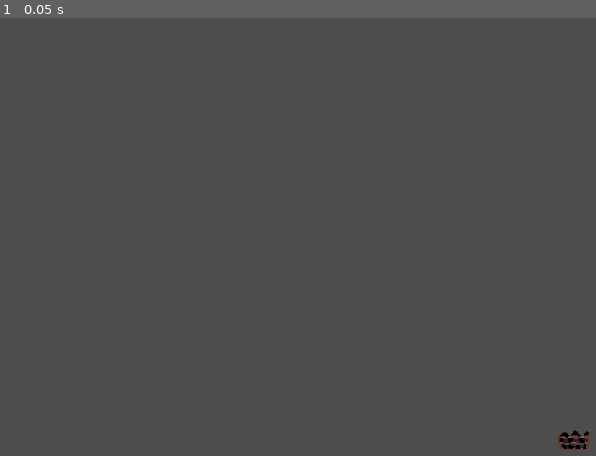
Above: before the commit, frame 1.
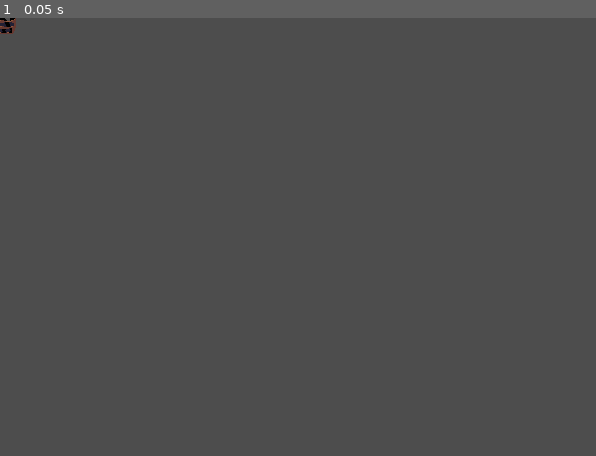
Above: after the commit, the same moment.

Repository: LeonardoSeijiNakayama/DACC_Station2-G1
Game: Godot game, scene res://Stations/Mina.tscn
Same seed, same stepped clock (60 frames per second), same inputs: the game is played once before the commit and once after it.
Inputs:
- Up to frame 1 (0.05 s): no input

The runs differ from the first frame. In frame 1, 0.3% of the frame differs, in the area x 0-99%, y 0-99%.

Commit message:
Identacao dos Scripts Mina.gd e Stations.gd e a parte de 'Segurar Itens' do Player.gd

Diff:
--- a/Stations/Mina.gd
+++ b/Stations/Mina.gd
@@ -1,19 +1,25 @@
-# Esse script serve para toda station que gere um item (Carvao ou Ferro)
+# Esse script serve para toda station que gere um item
+# que precise apenas do Player (Carvao ou Ferro)
 
 extends Node2D
 
-@onready var sprMina = $Area_Mina.get_child(1)
-@onready var sprBotao = $Botao_Spr
-@onready var area = $Area_Mina
-@onready var timer = $Producao_Timer
-@onready var label = $Produzindo_Label
+@onready var sprMina = $Area_Mina.get_child(1) # sprite da Station
+@onready var sprBotao = $Botao_Spr # sprite do Botao
+@onready var area = $Area_Mina # Area de atuacao da Station
+@onready var timer = $Producao_Timer # Timer para delay de geracao do item
+@onready var label = $Produzindo_Label # Label Temporaria para Mostrar Producao
 
+
+# Tipo de Estrutura (Altera o Sprite da Station e o item produzido)
 @export_enum("Carvao", "Ferro") var type: int
 
-var in_range = false
-var ore
-var station
-# Called when the node enters the scene tree for the first time.
+
+var in_range = false # Se o player esta dentro da area de atuacao
+var ore # recebe a cena do item que sera produzido
+var station # recebe o sprite da station associada
+
+
+# Quando entra na cena ele verifica o tipo e associa os itens e sprites adequados
 func _ready() -> void:
 	if type == 0:
 		ore = load("res://Stations/Carvao_Minerio.tscn")
@@ -24,50 +30,41 @@
 
 	sprMina.texture = station
 
-# Called every frame. 'delta' is the elapsed time since the previous frame.
+# Interacao do Player
 func _process(delta: float) -> void:
-	if in_range:
+	if in_range: # Se estiver dentro da area de atuacao e segurar[Enter]
 		if Input.is_action_pressed("ui_accept"):
-			if timer.is_stopped():
+			if timer.is_stopped(): # se o time estiver parado ele comeca
 				sprBotao.visible = false
 				label.visible = true
 				timer.start()
-		elif Input.is_action_just_released("ui_accept"):
-			if !timer.is_stopped():
+		elif Input.is_action_just_released("ui_accept"): # quando ele soltar a tecla
+			if !timer.is_stopped(): # se o timer estiver ocorrendo ele interrompe
 				label.visible = false
 				sprBotao.visible = true
 				timer.stop()
 
-# Quando mouse entra na area da mina, aparece um botao que ele precisa apertar
-func _on_area_2d_mouse_entered() -> void:
-	in_range = true
-	sprBotao.visible = true
-
-# Quando mouse sai na area da mina, o botao some
-func _on_area_2d_mouse_exited() -> void:
-	sprBotao.visible = false
-	label.visible = false
-	in_range = false
-	if !timer.is_stopped():
-		timer.stop()
-
+# Quando o tempo de producao terminar, spawna o item produzido
 func _on_producao_timer_timeout() -> void:
-	var new_ore = ore.instantiate()
-	new_ore.position = Vector2(position.x, position.y - 20)
-	new_ore.rotation = [-3, -2 -1, 0, 1, 2, 3].pick_random()
-	get_parent().add_child(new_ore)
+	var new_ore = ore.instantiate() # Instancia o item na cena
+	new_ore.position = Vector2(position.x, position.y - 20) # Define a posicao dele na cena
+	new_ore.rotation = [-3, -2 -1, 0, 1, 2, 3].pick_random() # Escolha uma rotacao aleatoria
+	get_parent().add_child(new_ore) # adiciona ele como filho do no principal
 	label.visible = false
 
 
+# Quando o player entra na area de atuacao
 func _on_area_2d_body_entered(body: Node2D) -> void:
 	if body.name == "player":
 		in_range = true
-		sprBotao.visible = true
+		sprBotao.visible = true # deixa visible o sprite do botao
 
+
+# Quando o player sai da area de atuacao
 func _on_area_2d_body_exited(body: Node2D) -> void:
 	if body.name == "player":
-		sprBotao.visible = false
-		label.visible = false
+		sprBotao.visible = false # torna invisivel o sprite do botao
+		label.visible = false # torna invisivel a label de producao
 		in_range = false
-		if !timer.is_stopped():
+		if !timer.is_stopped(): # interrompe a producao se ela estiver ocorrendo
 			timer.stop()
--- a/Stations/Mina.tscn
+++ b/Stations/Mina.tscn
@@ -7,8 +7,7 @@
 [sub_resource type="RectangleShape2D" id="RectangleShape2D_nmsii"]
 size = Vector2(32, 19)
 
-[node name="MinaCarvao" type="Node2D" unique_id=2038531751]
-position = Vector2(566, 410)
+[node name="Mina" type="Node2D" unique_id=2038531751]
 script = ExtResource("1_sjtkc")
 
 [node name="Area_Mina" type="Area2D" parent="." unique_id=2101333416]
--- a/Stations/Minerio.gd
+++ /dev/null
@@ -1,12 +0,0 @@
-# script deve funcionar para os itens coletaveis (Ferro, Carvao, Bola de Canhao)
-extends Node2D
-
-
-# Called when the node enters the scene tree for the first time.
-func _ready() -> void:
-	pass # Replace with function body.
-
-
-# Called every frame. 'delta' is the elapsed time since the previous frame.
-func _process(delta: float) -> void:
-	pass
--- a/Stations/Station.tscn
+++ b/Stations/Station.tscn
@@ -10,13 +10,13 @@
 z_index = -1
 script = ExtResource("1_673f4")
 
-[node name="Area_Fornalha" type="Area2D" parent="." unique_id=1304230538]
+[node name="Area_Station" type="Area2D" parent="." unique_id=1304230538]
 collision_layer = 16
 
-[node name="CollisionShape2D" type="CollisionShape2D" parent="Area_Fornalha" unique_id=624801619]
+[node name="CollisionShape2D" type="CollisionShape2D" parent="Area_Station" unique_id=624801619]
 shape = SubResource("RectangleShape2D_673f4")
 
-[node name="Fornalha_Spr" type="Sprite2D" parent="Area_Fornalha" unique_id=1497705336]
+[node name="Station_Spr" type="Sprite2D" parent="Area_Station" unique_id=1497705336]
 texture = ExtResource("2_m1qa0")
 
 [node name="Botao_Spr" type="Sprite2D" parent="." unique_id=1705063989]
@@ -36,6 +36,6 @@
 wait_time = 2.0
 one_shot = true
 
-[connection signal="body_entered" from="Area_Fornalha" to="." method="_on_area_2d_body_entered"]
-[connection signal="body_exited" from="Area_Fornalha" to="." method="_on_area_2d_body_exited"]
+[connection signal="body_entered" from="Area_Station" to="." method="_on_area_2d_body_entered"]
+[connection signal="body_exited" from="Area_Station" to="." method="_on_area_2d_body_exited"]
 [connection signal="timeout" from="Producao_Timer" to="." method="_on_producao_timer_timeout"]
--- a/Stations/Stations.gd
+++ b/Stations/Stations.gd
@@ -1,19 +1,25 @@
+# Esse script eh para as Estacoes que depende de 1 item e que retornam 1 item
+
 extends Node2D
 
-@onready var botaoSpr = $Botao_Spr
-@onready var label = $Produzindo_Label
-@onready var timer = $Producao_Timer
-@onready var stationSpr = $Area_Fornalha/Fornalha_Spr
+@onready var botaoSpr = $Botao_Spr # sprite do botao
+@onready var label = $Produzindo_Label # Label temporaria para Mostrar Producao
+@onready var timer = $Producao_Timer # Timer de Producao do Item
+@onready var stationSpr = $Area_Station/Station_Spr # Sprite da Station
+
+
+# Tipo de Estrutura (Altera o Sprite da Station e o item produzido e item requisitado)
 @export_enum("Crafting", "Fornalha") var type: int
 
-var can_use = false
-var player_ref: Node
-var ore_ref: Node
-var prod
-var station
-var area_type
 
-# Called when the node enters the scene tree for the first time.
+var can_use = false # Verifica se atende os requisitos para iniciar producao
+var player_ref: Node # No do player
+var ore_ref: Node # No do item que requisita para producao
+var prod # Item que sera produzido
+var station # Imagem da Station
+var area_type # Area do item requisitado
+
+# Quando entra na cena ele verifica o tipo e associa os itens e sprites adequados
 func _ready() -> void:
 	if type == 0:
 		prod = load("res://Stations/Bola.tscn")
@@ -26,34 +32,35 @@
 
 	stationSpr.texture = station
 
-# Called every frame. 'delta' is the elapsed time since the previous frame.
+# Verifica se pode iniciar a producao
 func _process(delta: float) -> void:
-	if can_use and Input.is_action_just_pressed("ui_accept"):
-		ore_ref.queue_free()
-		player_ref.holding = false
-		label.visible = true
-		botaoSpr.visible = false
-		timer.start()
-		can_use = false
+	if can_use and Input.is_action_just_pressed("ui_accept"): # Se apertar a tecla [Enter]
+		ore_ref.queue_free() # deleta o no do item segurado pelo player
+		player_ref.holding = false # coloca o player em estado de "nao segurando"
+		label.visible = true # torna visivel a label de producao
+		botaoSpr.visible = false # torna invisivel o sprite do botao
+		timer.start() # inicia o timer de producao
+		can_use = false # impede de usar a station
 
 
+# Quando o player entra na area de atuacao, segurando o item correto e
+# o timer de producao nao esta ativado
 func _on_area_2d_body_entered(body: Node2D) -> void:
 	if body.name == "player" and body.holding and body.item_hold_id.get_child(2).name == area_type and timer.is_stopped():
 		botaoSpr.visible = true
-		player_ref = body
-		ore_ref = body.item_hold_id
-		can_use = true
+		player_ref = body # associa a variavel ao no do player
+		ore_ref = body.item_hold_id # associa a variavel ao item segurado
+		can_use = true # permite o uso da estacao
 
-
+# Se o player sair da area de atuacao ele impede o uso
 func _on_area_2d_body_exited(body: Node2D) -> void:
 	if body.name == "player":
 		botaoSpr.visible = false
 		can_use = false
 
-
+# Quando o timer de producao termina
 func _on_producao_timer_timeout() -> void:
 	label.visible = false
-	var prod_ferro = prod.instantiate()
-	prod_ferro.position = Vector2(position.x, position.y - 20)
-	get_parent().add_child(prod_ferro)
-	print("pronto")
+	var prod_ferro = prod.instantiate() # Instancia o item produzido
+	prod_ferro.position = Vector2(position.x, position.y - 20) # Define as cordenadas de spawn
+	get_parent().add_child(prod_ferro) # Adiciona como filho do No Principal
--- a/player.gd
+++ b/player.gd
@@ -9,13 +9,15 @@
 var esta_na_escada = false
 var escalando = false
 
-#Segura Itens
-@onready var area = $Area_Player
-var can_hold = false
-@export var holding = false
-@export var item_hold_id: Node
-var item_nexto = ""
+
+# VARIAVEIS DE SEGURAR ITENS #
+@onready var area = $Area_Player # Area para detectar itens coletaveis
+var can_hold = false # Verificar se pode ou nao pegar itens
+@export var holding = false # Verificar se esta ou nao segurando um item
+@export var item_hold_id: Node # No do item que esta segurando
+# Lista de Itens que pode segurar (Nome se refere as Areas de atuacao desses itens)
 const itens_grupo = ["Area_Carvao", "Area_Ferro", "Area_Bola", "Area_Ferro_Prod"]
+
 
 func _physics_process(delta: float) -> void:
 	# Adiciona a gravidade
@@ -69,31 +71,33 @@
 
 	move_and_slide()
 
-	# Segurar Itens
-	match holding:
-		true:
-			item_hold_id.position.x = position.x
-			item_hold_id.position.y = position.y - 30
-			if Input.is_action_just_pressed("ui_accept"):
-				item_hold_id.freeze = false
-				item_hold_id = null
-				holding = false
+	# MECANIMA DE SEGURAR ITENS
+	match holding: # State Machine que varia entre Segurando ou Nao Segurando
+		true: # Se estiver segurando
+			# a posicao do item ficara relacionada a posicao do player
+			item_hold_id.position.x = Vector2(position.x, position.y - 30)
+			if Input.is_action_just_pressed("ui_accept"): # Se apertar a tecla [Enter]
+				item_hold_id.freeze = false # Item descongela
+				item_hold_id = null # esquece o no do item
+				holding = false # muda de estado para "Nao segurando"
 
-		false:
+		false: # Se Nao estiver segurando
+			# Verifica se tem Area2D na area de atuacao
 			if area.has_overlapping_areas():
 				for item in area.get_overlapping_areas():
+					# Se tiver e um deles for um item coletavel
 					if item.name in itens_grupo:
-						can_hold = true
-						item_hold_id = item.get_parent()
-			else:
+						can_hold = true # Permite que segure um item
+						item_hold_id = item.get_parent() # pega o no de um dos itens
+			else: # Se nao tiver itens na area de atuacao, impede que segure um item
 				can_hold = false
 
-			if can_hold:
-				if Input.is_action_just_pressed("ui_accept"):
-					item_hold_id.rotation = 0
-					item_hold_id.freeze = true
-					holding = true
-					can_hold = false
+			if can_hold: # Se ele pode segurar um item
+				if Input.is_action_just_pressed("ui_accept"): # se apertar a tecla [Enter]
+					item_hold_id.rotation = 0 # define a rotacao do item para 0
+					item_hold_id.freeze = true # congela o item
+					can_hold = false # Impede de pegar outro item
+					holding = true # muda para estado de "Segurando"
 
 func _on_timer_timeout() -> void:
 	IS_DASHING = false
@@ -105,16 +109,3 @@
 
 func _on_escada_body_exited(body: Node2D) -> void:
 	esta_na_escada = false
-
-func _on_area_2d_area_entered(area: Area2D) -> void:
-	#if area.name == "Area_Carvao" or area.name == "Area_Ferro" and !holding:
-	#		can_hold = true
-	#		item_hold_id = area.get_parent()
-	#		print("poode segurar")
-	pass
-
-func _on_area_player_area_exited(area: Area2D) -> void:
-	#if area.name == "Area_Carvao" or area.name == "Area_Ferro" and !holding:
-	#	can_hold = false
-	#	print("nao pode segurar")
-	pass
Not shown, removed: Stations/Minerio.gd.uid
